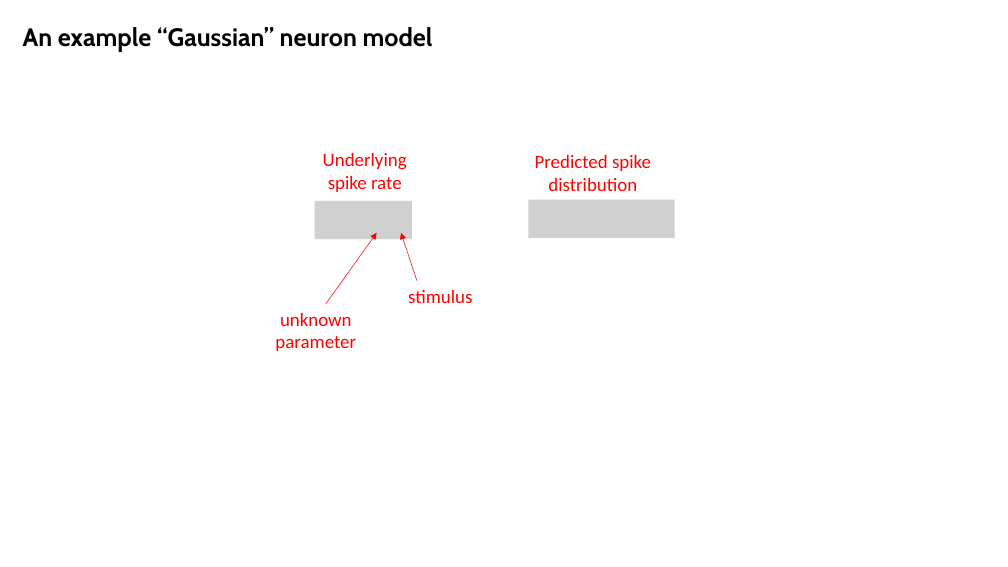
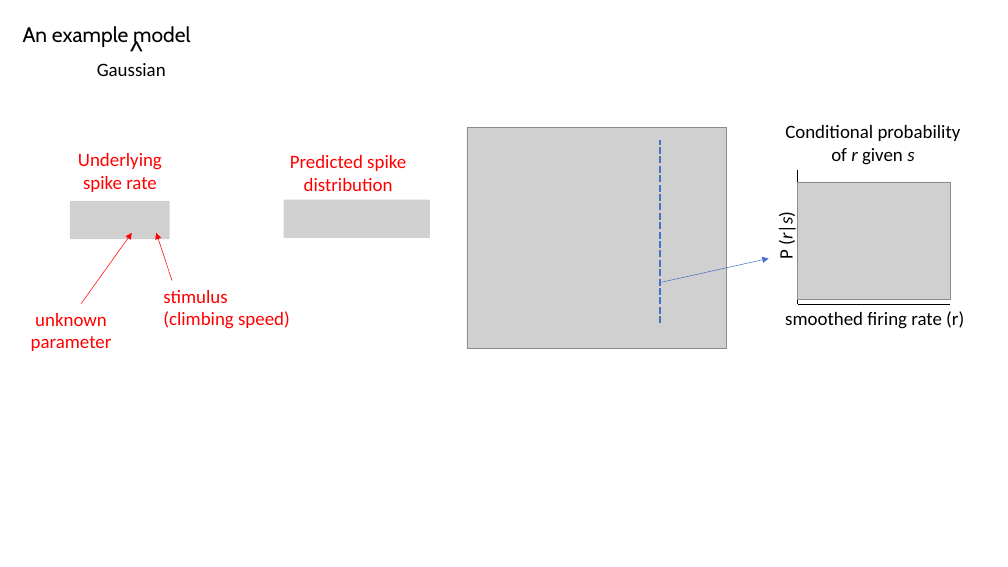
Before and after one commit to SaberaTalukder/Chen_Institute_DataSAI_for_Neuroscience, a slide deck: slide 8 of 07_06_22_day2_dynamical_time_series/slides/day2_practical.pptx (slide 6 before the commit). Drawn at 1008x567 pixels with LibreOffice and Linux fonts; fonts in the diff are those of the drawing; grey boxes stand for pictures. Boxes give left, top, right and bottom in pixels: in the first picture for what was removed or moved away, otherwise in the second. Text is boxed around its words. In the diff, an @@ line names an element or a change of style, - is before the commit and + after.

Commit message:
slide tweaks

```diff
--- a/07_06_22_day2_dynamical_time_series/slides/day2_practical.pptx
+++ b/07_06_22_day2_dynamical_time_series/slides/day2_practical.pptx
@@ text at (x1=23, y1=26, x2=190, y2=48): text changed; size 24 to 20 pt; bold off @@
-An example “Gaussian” neuron model
+An example model
@@ text added at (x1=122, y1=29, x2=152, y2=72), 28 pt, text #000000 @@
+^
@@ text added at (x1=97, y1=63, x2=166, y2=76), 18 pt, text #000000 @@
+Gaussian
@@ picture added at (x1=467, y1=127, x2=727, y2=349) @@
@@ text added at (x1=785, y1=125, x2=961, y2=165), 18 pt, text #000000 @@
+Conditional probability of r given s
@@ picture added at (x1=70, y1=201, x2=169, y2=239) @@
@@ picture resized from (x1=315, y1=201, x2=412, y2=239) to (x1=284, y1=200, x2=430, y2=237) @@
@@ picture removed at (x1=529, y1=200, x2=675, y2=237) @@
@@ 3 texts, 2 arrows moved together from (x1=275, y1=153, x2=651, y2=351) to (x1=31, y1=153, x2=406, y2=351) @@
@@ group added at (x1=660, y1=141, x2=964, y2=329): 3 lines, 2 texts, 1 arrow, 1 picture @@
+smoothed firing rate (r)
+P (r|s)
@@ text added at (x1=163, y1=290, x2=290, y2=329), 18 pt, text #FF0000 @@
+stimulus
+(climbing speed)
@@ text removed at (x1=408, y1=290, x2=472, y2=303) @@
-stimulus
```
Also in this commit, not shown: 6 slides added, 7 slides removed, 1 other file.
